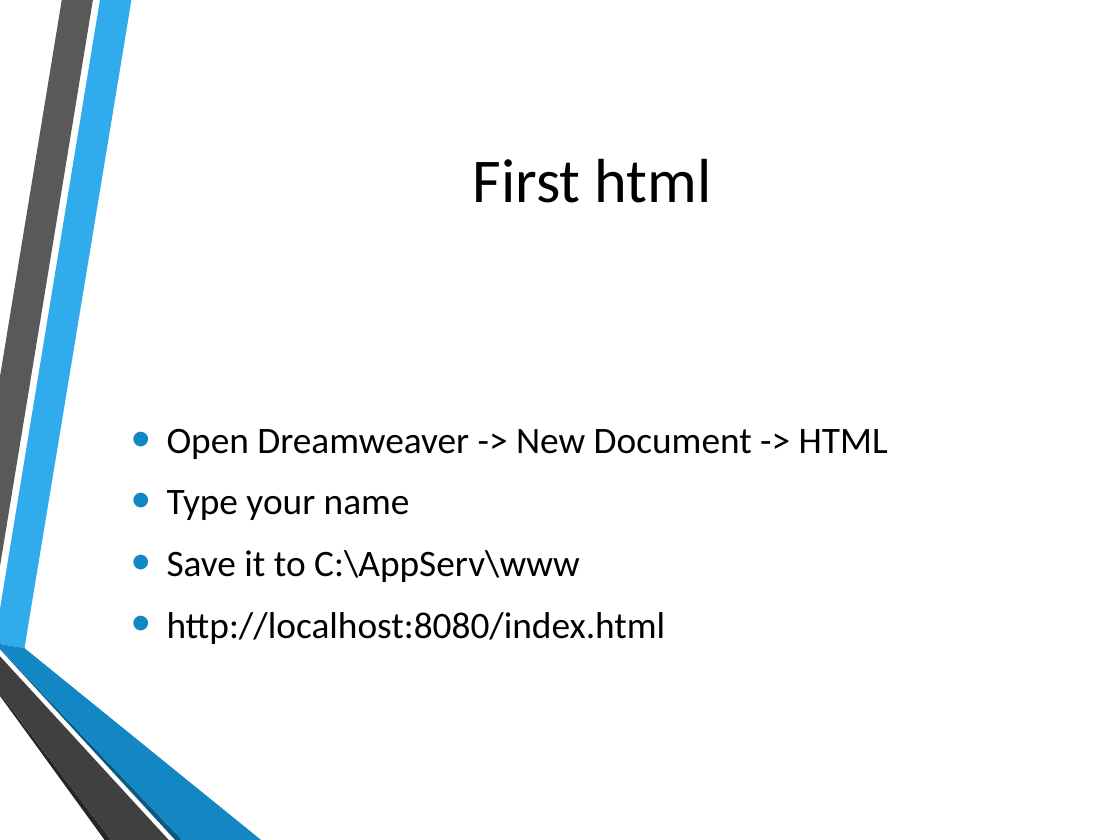
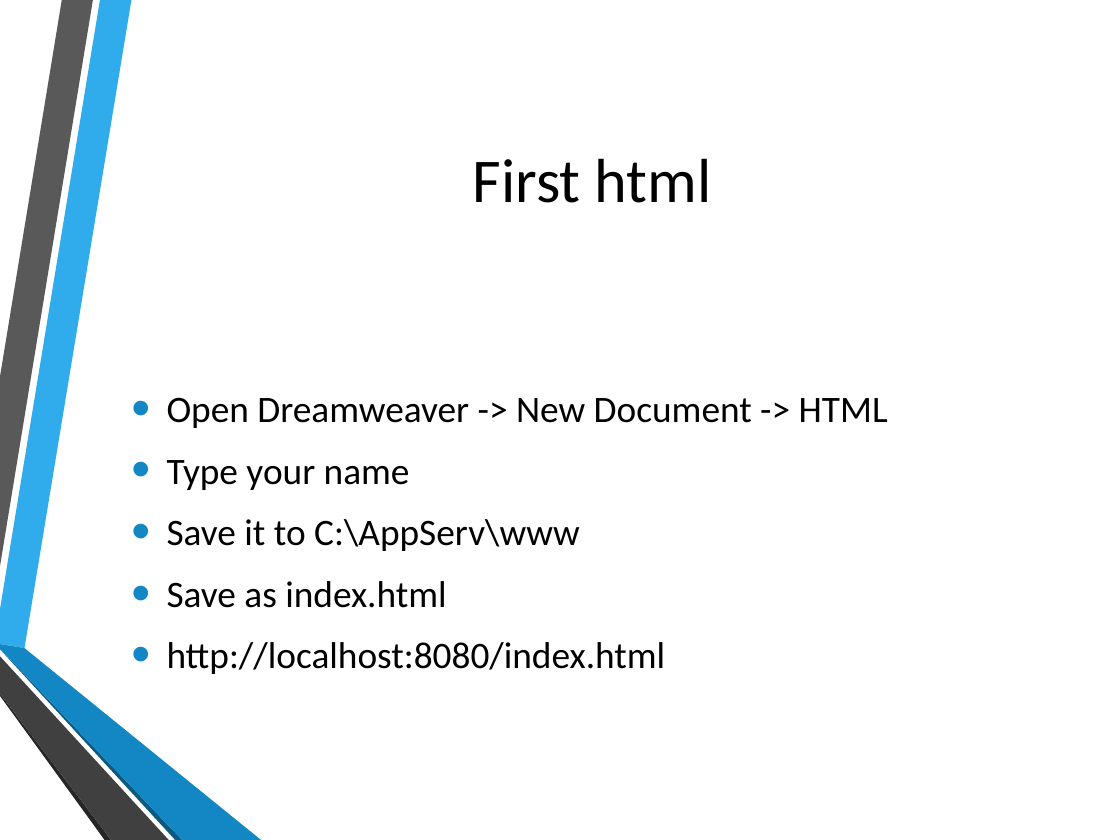
Before and after one commit to hatted/fevaworks-php, a slide deck: slide 19 of php-fw1/lesson1.pptx. Drawn at 1120x840 pixels with LibreOffice and Linux fonts; fonts in the diff are those of the drawing; background and template pictures are left out. Boxes give left, top, right and bottom in pixels: in the first picture for what was removed or moved away, otherwise in the second. Text is boxed around its words. In the diff, an @@ line names an element or a change of style, - is before the commit and + after.

```diff
--- a/php-fw1/lesson1.pptx
+++ b/php-fw1/lesson1.pptx
@@ text at bbox=[167, 581, 446, 608]: paragraph added @@
+• Save as index.html
```
Also in this commit, not shown: 7 other slides changed, 1 slide added, 3 slides removed, 2 other files.
